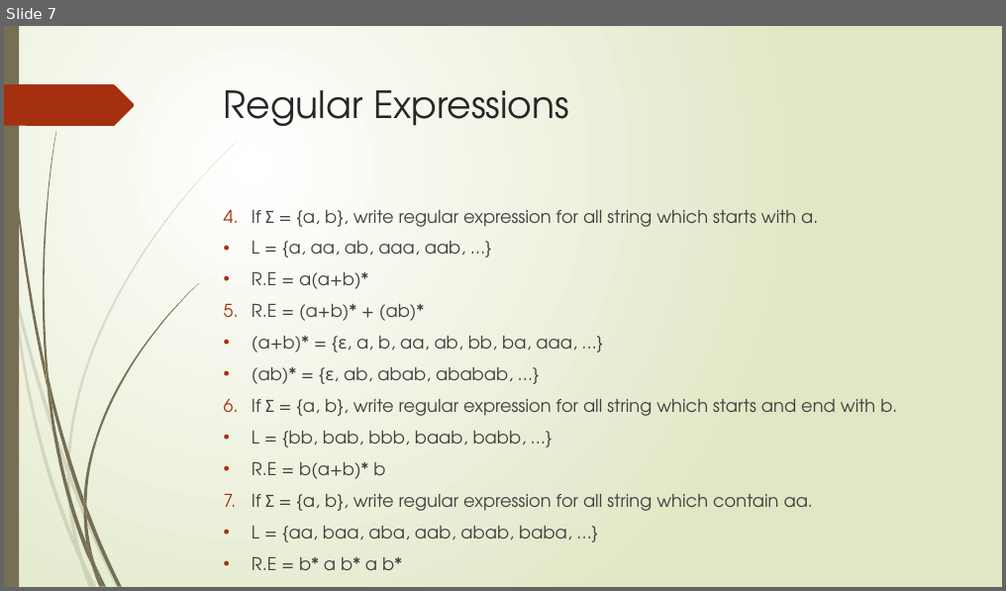
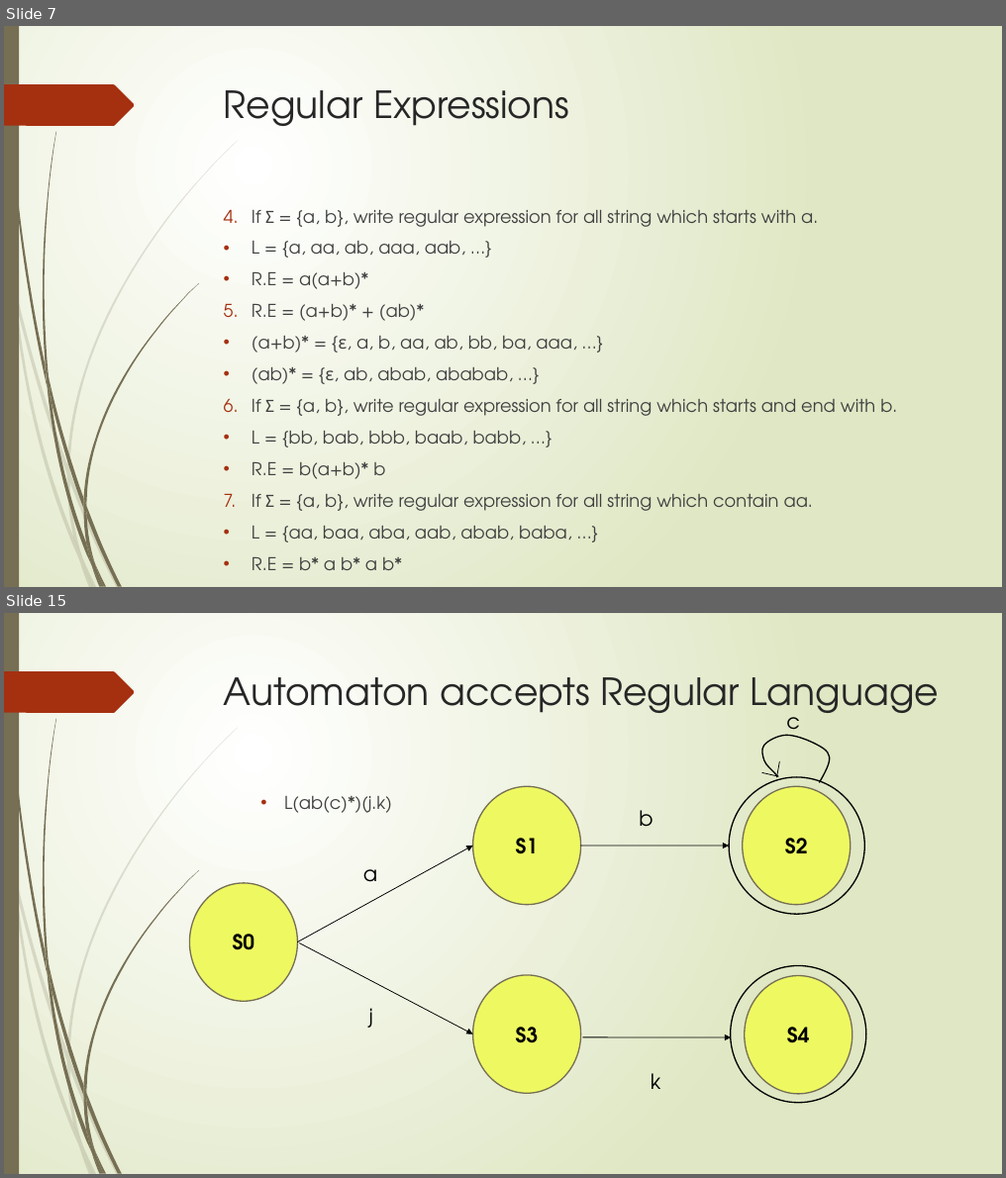
Before and after one commit to Federal-Urdu-University/Theory-of-Automata, a slide deck: Chap-2.pptx. Shown one above the other, each under a label of ours: slide 7 before the commit, slides 7 and 15 after it; the slides between them are not shown. The pictures are 1006x591 and 1006x1178 pixels, drawn with LibreOffice and Linux fonts; fonts in the diff are those of the drawing. Boxes give left, top, right and bottom in pixels: in the first picture for what was removed or moved away, otherwise in the second. Text is boxed around its words. In the diff, an @@ line names an element or a change of style, - is before the commit and + after.

```diff
--- a/Chap-2.pptx
+++ b/Chap-2.pptx
@@ slide 15 added at (4, 613, 1002, 1174), background gradient #FFFFFF to #DFE8C4; not listed: 24 template elements that a slide beside it also shows @@
@@ title added at (224, 677, 939, 722), 36 pt, text #262626 @@
+Automaton accepts Regular Language
@@ text added at (786, 717, 800, 739), 20 pt, text #000000 @@
+c
@@ freeform shape added at (762, 735, 830, 782), outline #000000 1.25 pt @@
@@ ellipse added at (472, 786, 580, 905), fill #EEF961, outline #766F54 1.25 pt, 20 pt, text #000000, bold @@
+S1
@@ ellipse added at (729, 777, 865, 915), outline #000000 1.25 pt @@
@@ ellipse added at (743, 786, 849, 905), fill #EEF961, outline #766F54 1.25 pt, 20 pt, text #000000, bold @@
+S2
@@ line added from (762, 773) to (778, 776), #000000 0.75 pt @@
@@ line added from (779, 761) to (776, 777), #000000 0.75 pt @@
@@ text added at (284, 796, 392, 813), 17 pt, text #404040 @@
+  • L(ab(c)*)(j.k)
@@ text added at (639, 810, 652, 827), 20 pt, text #000000 @@
+b
@@ arrow added from (297, 943) to (472, 846), #000000 0.75 pt @@
@@ arrow added from (581, 846) to (729, 846), #000000 0.75 pt @@
@@ text added at (363, 869, 377, 882), 20 pt, text #000000 @@
+a
@@ ellipse added at (190, 883, 297, 1001), fill #EEF961, outline #766F54 1.25 pt, 20 pt, text #000000, bold @@
+S0
@@ arrow added from (300, 943) to (472, 1035), #000000 0.75 pt @@
@@ ellipse added at (731, 966, 866, 1103), outline #000000 1.25 pt @@
@@ ellipse added at (472, 975, 580, 1093), fill #EEF961, outline #766F54 1.25 pt, 20 pt, text #000000, bold @@
+S3
@@ ellipse added at (745, 976, 852, 1094), fill #EEF961, outline #766F54 1.25 pt, 20 pt, text #000000, bold @@
+S4
@@ text added at (369, 1008, 373, 1028), 20 pt, text #000000 @@
+j
@@ arrow added from (583, 1038) to (731, 1038), #000000 0.75 pt @@
@@ text added at (650, 1073, 661, 1089), 20 pt, text #000000 @@
+k
```
Also in this commit, not shown: 1 slide changed, 21 other slides added, 1 slide removed, 1 other file.
